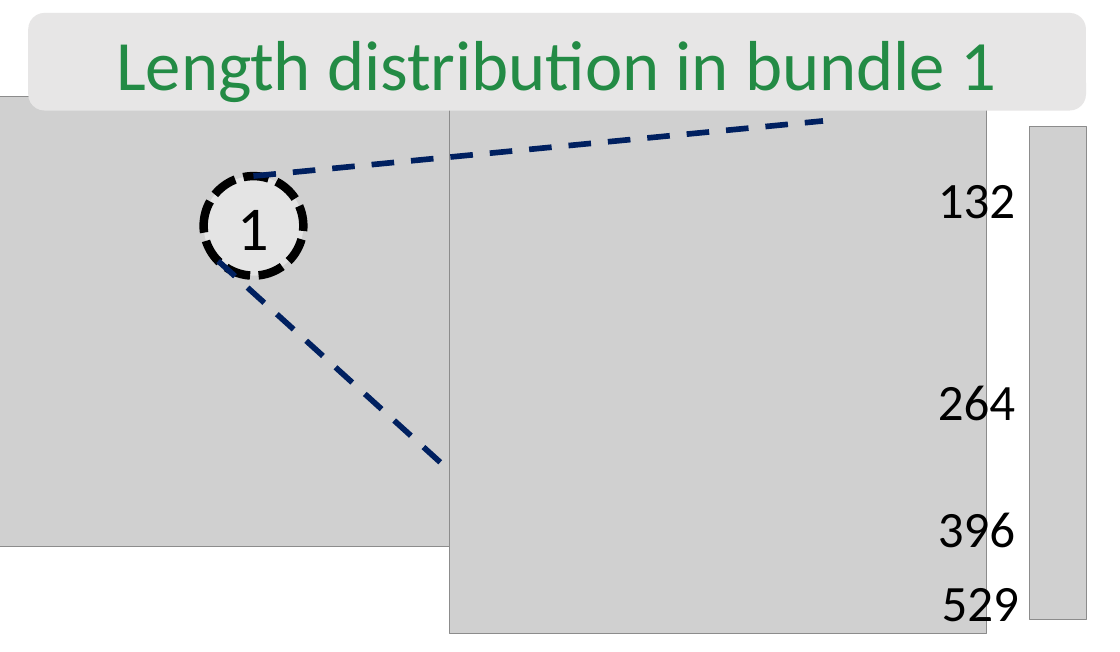
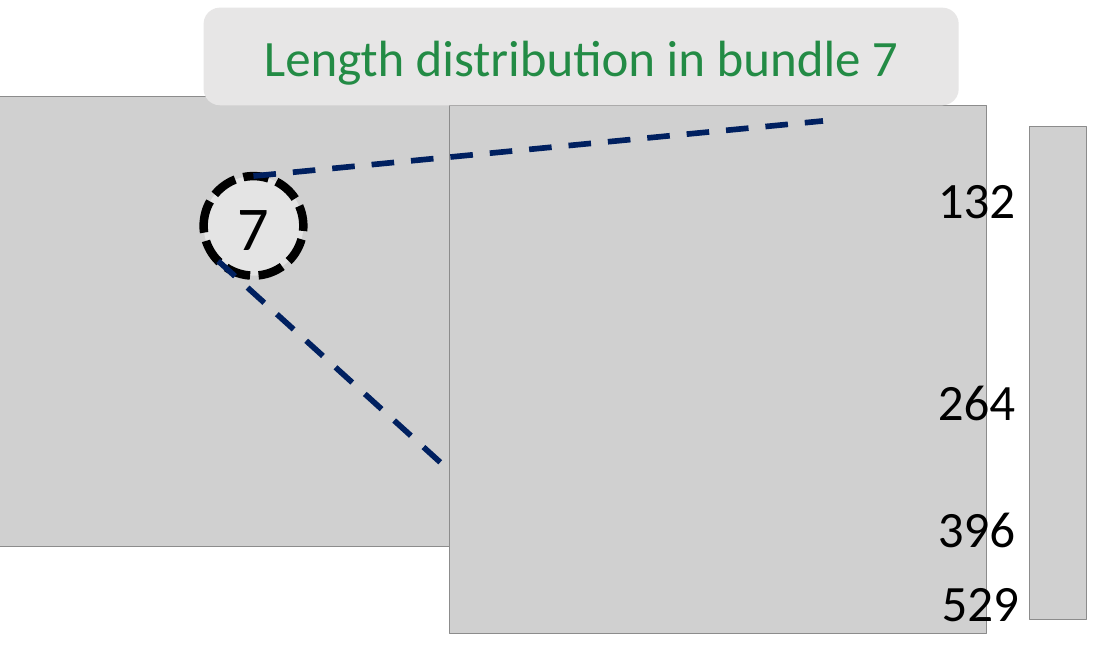
Before and after one commit to bhattaca/metaTracts_tvcg, a slide deck: slide 1 of images/lengthDistribution.pptx. Drawn at 1120x652 pixels with LibreOffice and Linux fonts; fonts in the diff are those of the drawing; grey boxes stand for pictures. Boxes give left, top, right and bottom in pixels: in the first picture for what was removed or moved away, otherwise in the second. Text is boxed around its words. In the diff, an @@ line names an element or a change of style, - is before the commit and + after.

```diff
--- a/images/lengthDistribution.pptx
+++ b/images/lengthDistribution.pptx
@@ rounded rectangle "Length distribution in bundle 7": place and size @@
-rounded rectangle "Length distribution in bundle 7" at [29,13,1086,111]
+rounded rectangle "Length distribution in bundle 7" at [204,8,959,106]
@@ text in rounded rectangle at [264,40,898,85]: text changed; size 50 to 36 pt @@
-Length distribution in bundle 1
+Length distribution in bundle 7
@@ text in ellipse at [238,210,269,250]: text changed @@
-1
+7
```
Also in this commit, not shown: 5 other files.
